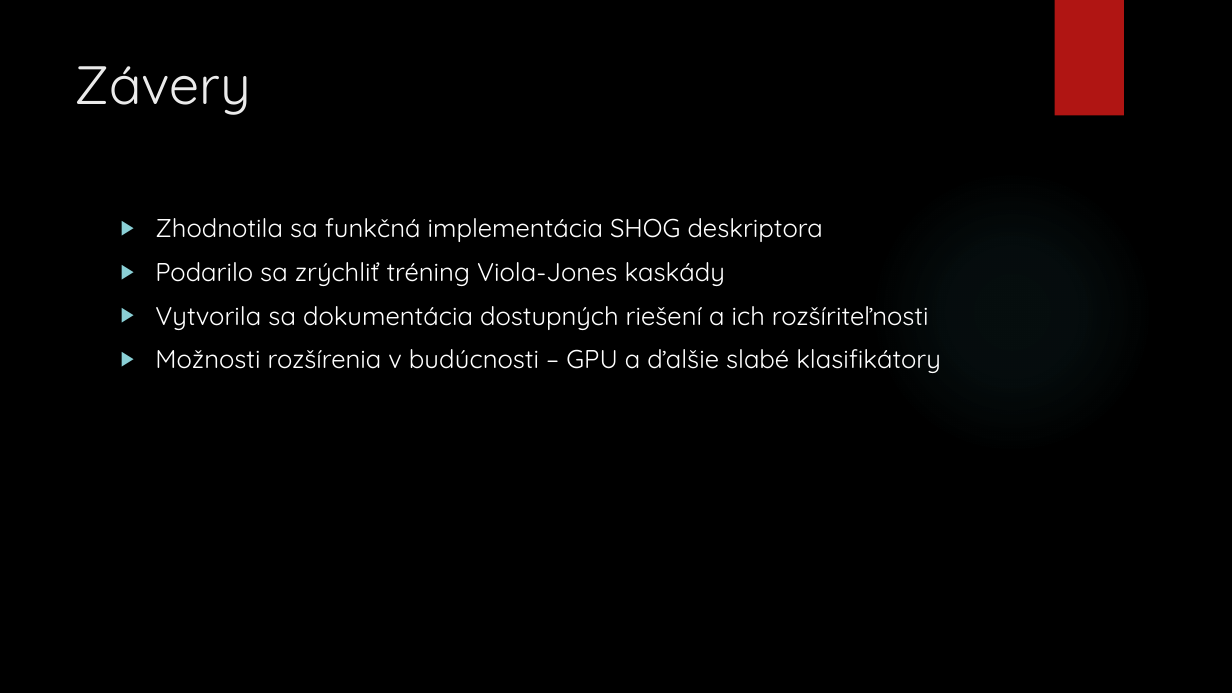
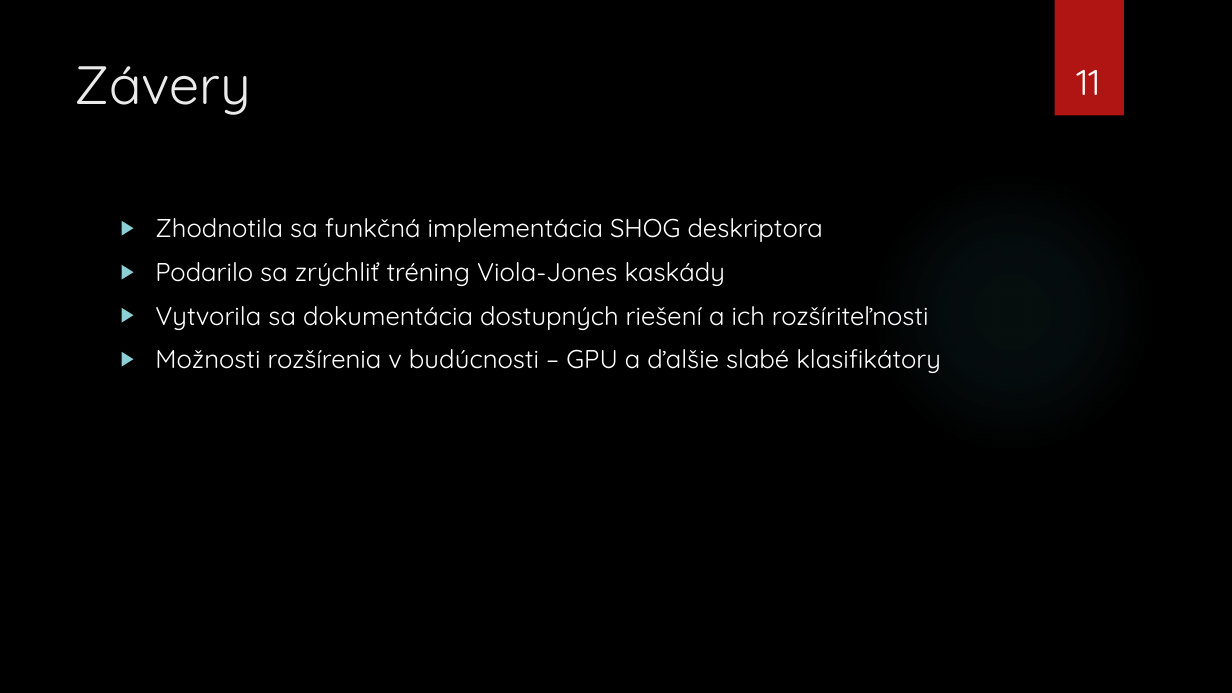
Before and after one commit to killerwife/IngProjekt, a slide deck: slide 11 of Diplomova Praca/PrezentaciaStatnice.pptx. Drawn at 1232x693 pixels with LibreOffice and Linux fonts; fonts in the diff are those of the drawing; background and template pictures are left out. Boxes give left, top, right and bottom in pixels: in the first picture for what was removed or moved away, otherwise in the second. Text is boxed around its words. In the diff, an @@ line names an element or a change of style, - is before the commit and + after.

```diff
--- a/Diplomova Praca/PrezentaciaStatnice.pptx
+++ b/Diplomova Praca/PrezentaciaStatnice.pptx
@@ page number added at <box>1076,70,1100,95</box>, 28 pt, text #FFFFFF @@
+11
```
Also in this commit, not shown: 9 other slides changed, 6 slides added, 2 slides removed, 5 other files.
